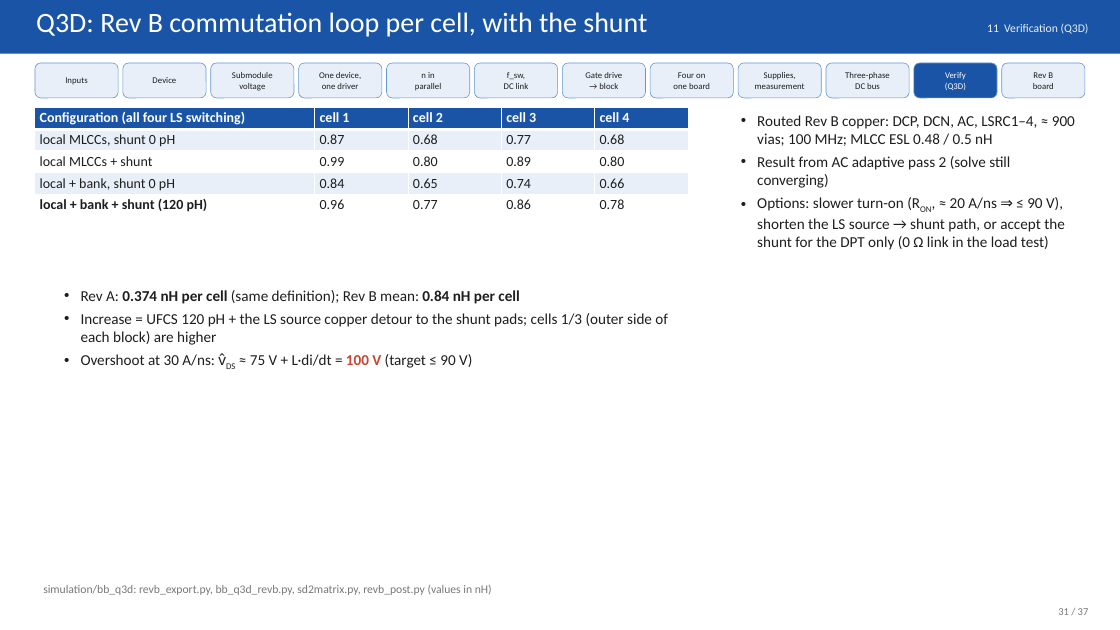
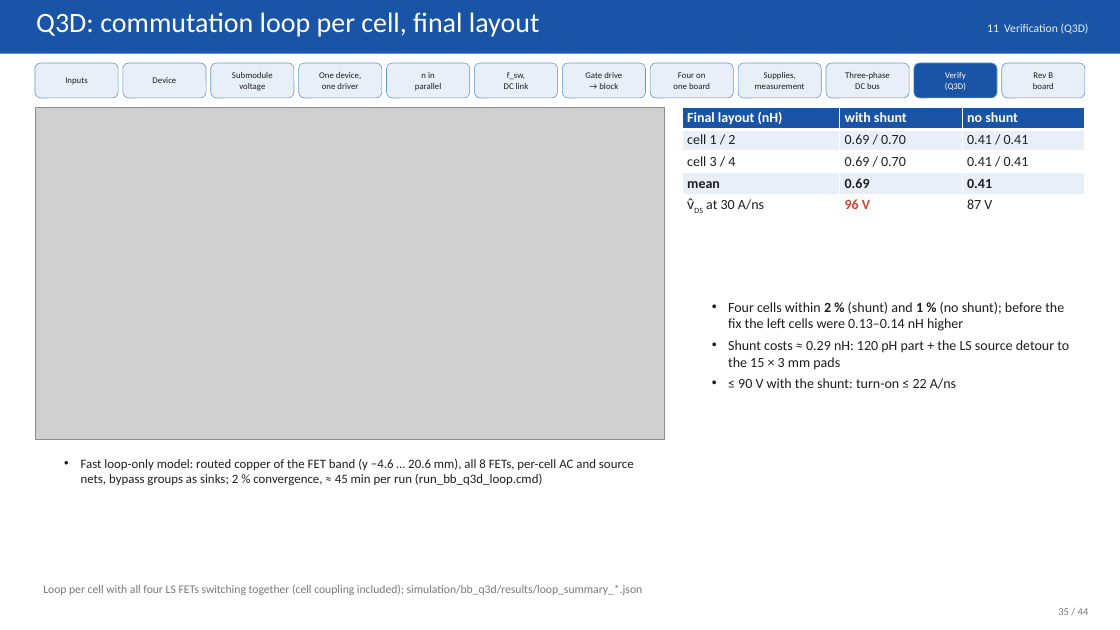
Before and after one commit to EnesAyaz/KTH, a slide deck: slide 35 of PCB-Design/reports/slides/spb_revb_design_flow.pptx (slide 31 before the commit). Drawn at 1120x630 pixels with LibreOffice and Linux fonts; fonts in the diff are those of the drawing; grey boxes stand for pictures. Boxes give left, top, right and bottom in pixels: in the first picture for what was removed or moved away, otherwise in the second. Text is boxed around its words. In the diff, an @@ line names an element or a change of style, - is before the commit and + after.

Commit message:
Rev B: 3D models for every part, board STEP, design-flow deck with final loop results
- make_3d_models_revb.py: box models (STEP + VRML) for 2EDF7275K, PMK UFCS, TDK 2220 (2.8 mm),
  WE-CNSW 1206, M6 AC bolt + Cu bar, LAM 4 + spreader; parts with project models move to spb_fab
- board STEP export (fab/spb-bb-revb.step); DRC 0/0/0, schematic = PCB
- render_3d_revb.py: 3D views for the deck from the KiCad models
- deck (44 slides): Rev B bypass figure, 3D slides, fast-loop Q3D results (0.69 nH with shunt,
  0.41 nH without, cells symmetric), shunt study, symmetry cause/fix; old full-board/busbar Q3D marked

```diff
--- a/PCB-Design/reports/slides/spb_revb_design_flow.pptx
+++ b/PCB-Design/reports/slides/spb_revb_design_flow.pptx
@@ text at bbox=[36, 12, 540, 37]: text changed @@
-Q3D: Rev B commutation loop per cell, with the shunt
+Q3D: commutation loop per cell, final layout
@@ table removed at bbox=[35, 108, 688, 236], 5 rows, 5 columns @@
-Configuration (all four LS switching) | cell 1 | cell 2 | cell 3 | cell 4
-local MLCCs, shunt 0 pH | 0.87 | 0.68 | 0.77 | 0.68
-local MLCCs + shunt | 0.99 | 0.80 | 0.89 | 0.80
-local + bank, shunt 0 pH | 0.84 | 0.65 | 0.74 | 0.66
-local + bank + shunt (120 pH) | 0.96 | 0.77 | 0.86 | 0.78
@@ picture added at bbox=[35, 108, 665, 440] @@
@@ table added at bbox=[682, 108, 1086, 236], 5 rows, 3 columns @@
+Final layout (nH) | with shunt | no shunt
+cell 1 / 2 | 0.69 / 0.70 | 0.41 / 0.41
+cell 3 / 4 | 0.69 / 0.70 | 0.41 / 0.41
+mean | 0.69 | 0.41
+v̂DS at 30 A/ns | 96 V | 87 V
@@ text removed at bbox=[757, 115, 1075, 250] @@
-• Routed Rev B copper: DCP, DCN, AC, LSRC1–4, ≈ 900 vias; 100 MHz; MLCC ESL 0.48 / 0.5 nH
-• Result from AC adaptive pass 2 (solve still converging)
-• Options: slower turn-on (RON, ≈ 20 A/ns ⇒ ≤ 90 V), shorten the LS source → shunt path, or accept the shunt for the DPT only (0 Ω link in the load test)
@@ text removed at bbox=[81, 290, 668, 369] @@
-• Rev A: 0.374 nH per cell (same definition); Rev B mean: 0.84 nH per cell
-• Increase = UFCS 120 pH + the LS source copper detour to the shunt pads; cells 1/3 (outer side of each block) are higher
-• Overshoot at 30 A/ns: v̂DS ≈ 75 V + L·di/dt = 100 V (target ≤ 90 V)
@@ text added at bbox=[728, 302, 1069, 389], 12 pt, text #1E1E1E @@
+• Four cells within 2 % (shunt) and 1 % (no shunt); before the fix the left cells were 0.13–0.14 nH higher
+• Shunt costs ≈ 0.29 nH: 120 pH part + the LS source detour to the 15 × 3 mm pads
+• ≤ 90 V with the shunt: turn-on ≤ 22 A/ns
@@ text added at bbox=[81, 459, 634, 485], 11 pt, text #1E1E1E @@
+• Fast loop-only model: routed copper of the FET band (y −4.6 … 20.6 mm), all 8 FETs, per-cell AC and source nets, bypass groups as sinks; 2 % convergence, ≈ 45 min per run (run_bb_q3d_loop.cmd)
@@ text at bbox=[43, 585, 643, 595]: text changed @@
-simulation/bb_q3d: revb_export.py, bb_q3d_revb.py, sd2matrix.py, revb_post.py (values in nH)
+Loop per cell with all four LS FETs switching together (cell coupling included); simulation/bb_q3d/results/loop_summary_*.json
@@ text at bbox=[1058, 608, 1089, 615]: text changed @@
-31 / 37
+35 / 44
```
Also in this commit, not shown: 34 other slides changed, 7 slides added, 44 other files.
